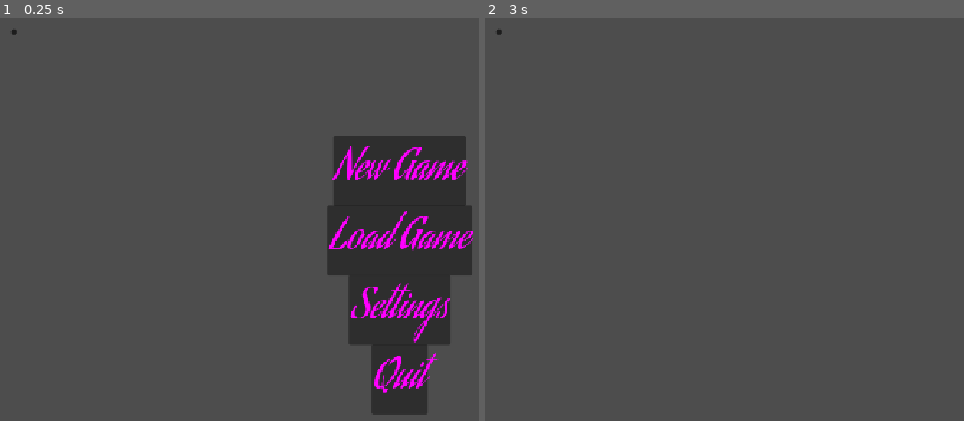
Above: before the commit, frames 1-2 (left to right).
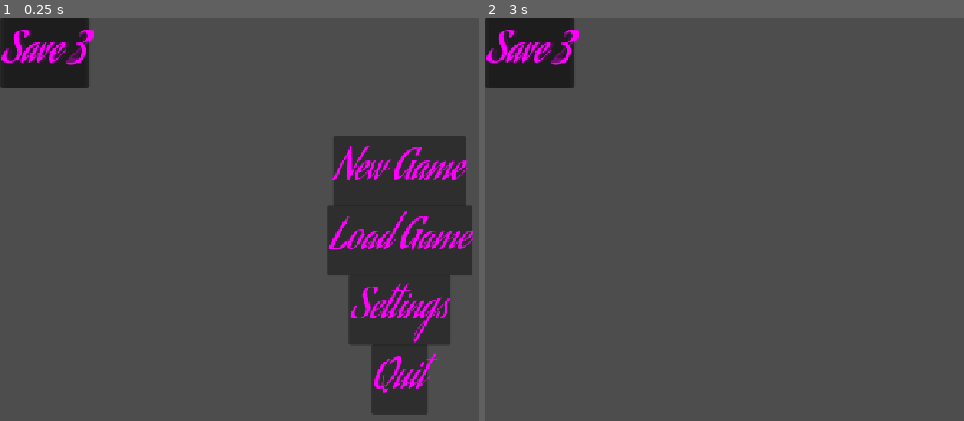
Above: after the commit, the same moments.

Repository: glade10/Soul-Flare
Game: Godot game, scene res://main.tscn
Same seed, same stepped clock (60 frames per second), same inputs: the game is played once before the commit and once after it.
Inputs (mouse positions are in pixels of both pictures, inside the frame that each line leads up to; where the layout moved, square brackets give the same spot in the first picture):
- Up to frame 1 (0.25 s): no input
- Up to frame 2 (3 s): click (528, 54) [499, 30] at 0.5 s; click (528, 54) [499, 30] at 1.25 s; click (528, 54) [499, 30] at 2 s; click "New Game" at 2.75 s

The runs differ from the first frame. In frame 1, 3.2% of the frame differs, in the area x 0-20%, y 0-18%; in frame 2, 3.2%.

Commit message:
Add new assets and shader cache files
- Added AguafinaScript-Regular.ttf with corresponding MD5 checksum.
- Imported SouflarePlayer Idle and WalkFowards images with their MD5 checksums.
- Added icon.svg with its MD5 checksum.
- Created scene_groups_cache.cfg to manage scene groups.
- Introduced multiple shader cache files for various shaders.
- Updated uid_cache.bin to include references to new assets and scripts.

Diff:
--- a/main.tscn
+++ b/main.tscn
@@ -132,15 +132,19 @@
 [node name="SelectSave" type="CenterContainer" parent="." unique_id=1077018387]
 offset_right = 40.0
 offset_bottom = 40.0
+theme = ExtResource("6_272bh")
 
 [node name="Save1" type="Button" parent="SelectSave" unique_id=388890256]
 layout_mode = 2
+text = "Save 1"
 
 [node name="Save2" type="Button" parent="SelectSave" unique_id=1370281328]
 layout_mode = 2
+text = "Save 2"
 
 [node name="Save3" type="Button" parent="SelectSave" unique_id=1055623690]
 layout_mode = 2
+text = "Save 3"
 
 [connection signal="newGame" from="Menu/NewGame" to="Menu" method="_on_new_game"]
 [connection signal="pressed" from="Menu/NewGame" to="Menu/NewGame" method="_on_pressed"]
